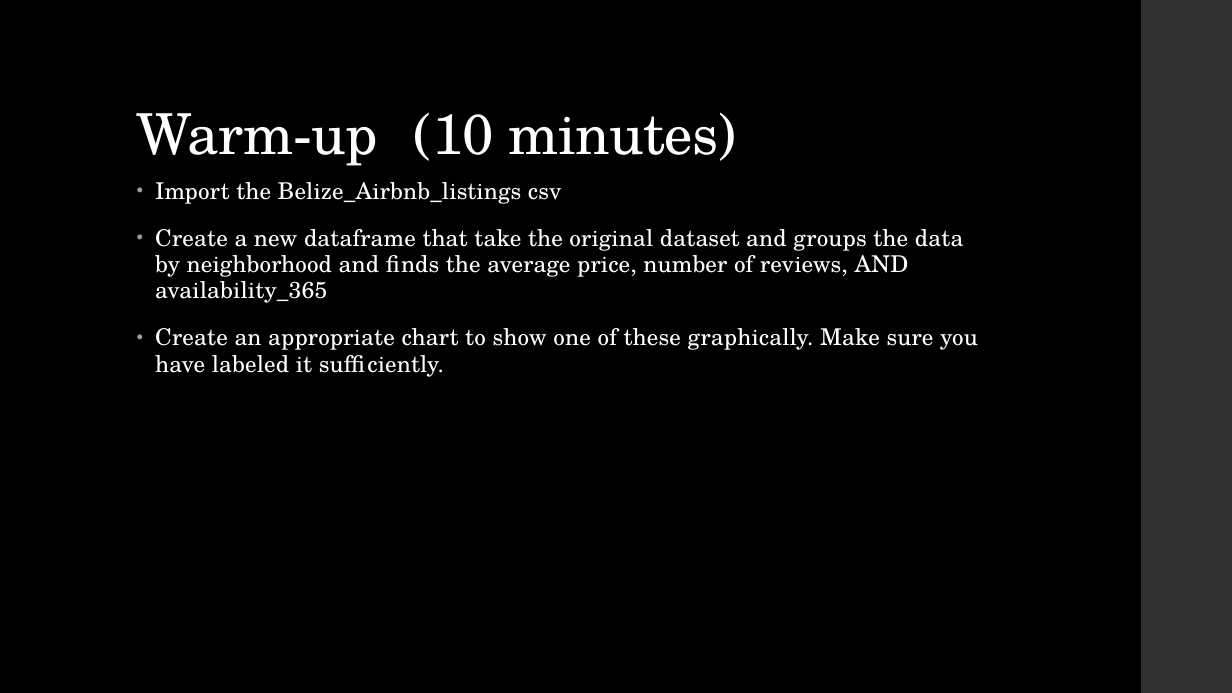
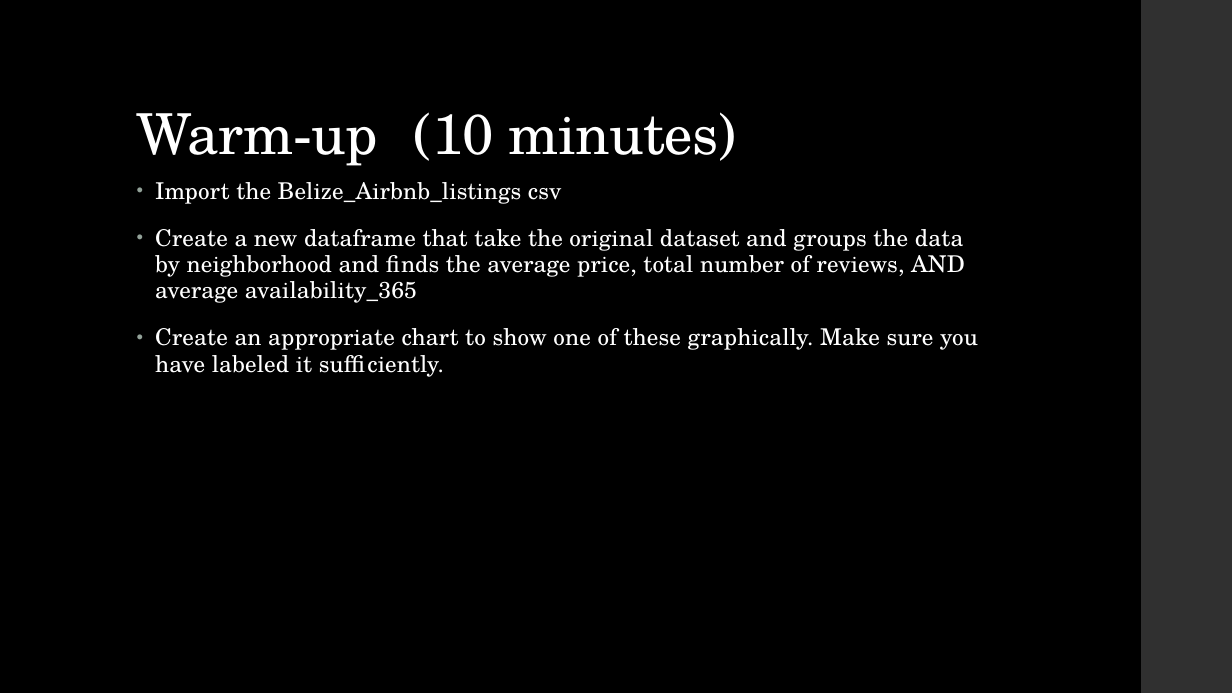
Before and after one commit to LaunchCoderGirlSTL/Data-Science-Assignments, a slide deck: slide 2 of course_material/week_06/week_06_presentation.pptx. Drawn at 1232x693 pixels with LibreOffice and Linux fonts; fonts in the diff are those of the drawing. Boxes give left, top, right and bottom in pixels: in the first picture for what was removed or moved away, otherwise in the second. Text is boxed around its words. In the diff, an @@ line names an element or a change of style, - is before the commit and + after.

```diff
--- a/course_material/week_06/week_06_presentation.pptx
+++ b/course_material/week_06/week_06_presentation.pptx
@@ text at (x1=155, y1=229, x2=965, y2=303): text changed @@
-• Create a new dataframe that take the original dataset and groups the data by neighborhood and finds the average price, number of reviews, AND availability_365
+• Create a new dataframe that take the original dataset and groups the data by neighborhood and finds the average price, total number of reviews, AND average availability_365
```
Also in this commit, not shown: 1 other slide changed, 4 other files.
